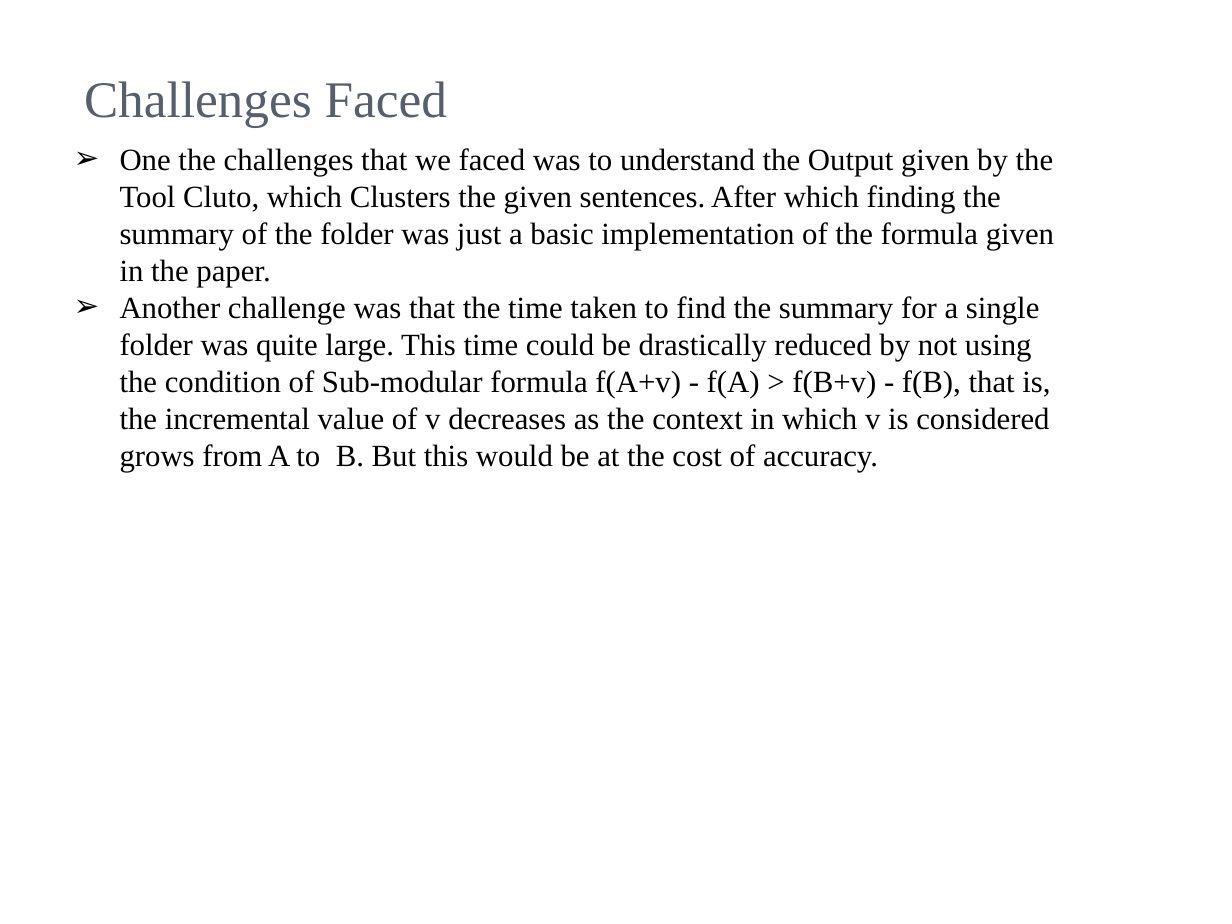
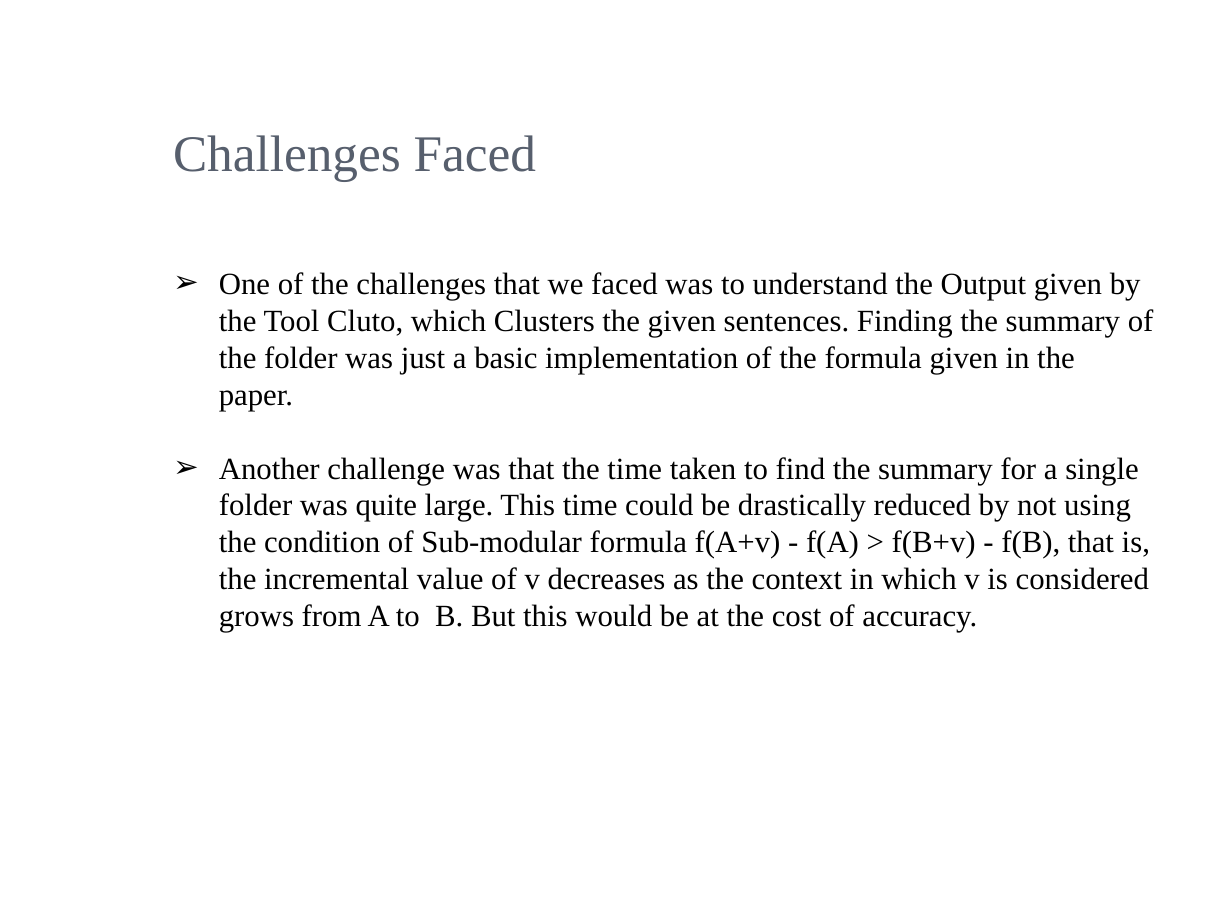
Before and after one commit to Dhruva24/IRE_Project, a slide deck: slide 11 of IRE_Final.pptx. Drawn at 1232x924 pixels with LibreOffice and Linux fonts; fonts in the diff are those of the drawing; background and template pictures are left out. Boxes give left, top, right and bottom in pixels: in the first picture for what was removed or moved away, otherwise in the second. Text is boxed around its words. In the diff, an @@ line names an element or a change of style, - is before the commit and + after.

```diff
--- a/IRE_Final.pptx
+++ b/IRE_Final.pptx
@@ text "Challenges Faced": place and size @@
-text "Challenges Faced" at [84,81,447,127]
+text "Challenges Faced" at [173,135,536,182]
@@ text "One of the challenges that ...": place and size @@
-text "One of the challenges that ..." at [120,148,1054,472]
+text "One of the challenges that ..." at [219,272,1154,632]
@@ text at [219,272,1154,411]: text changed @@
-➢ One the challenges that we faced was to understand the Output given by the Tool Cluto, which Clusters the given sentences. After which finding the summary of the folder was just a basic implementation of the formula given in the paper.
+➢ One of the challenges that we faced was to understand the Output given by the Tool Cluto, which Clusters the given sentences. Finding the summary of the folder was just a basic implementation of the formula given in the paper.
```
Also in this commit, not shown: 4 other slides changed, 1 other file.
